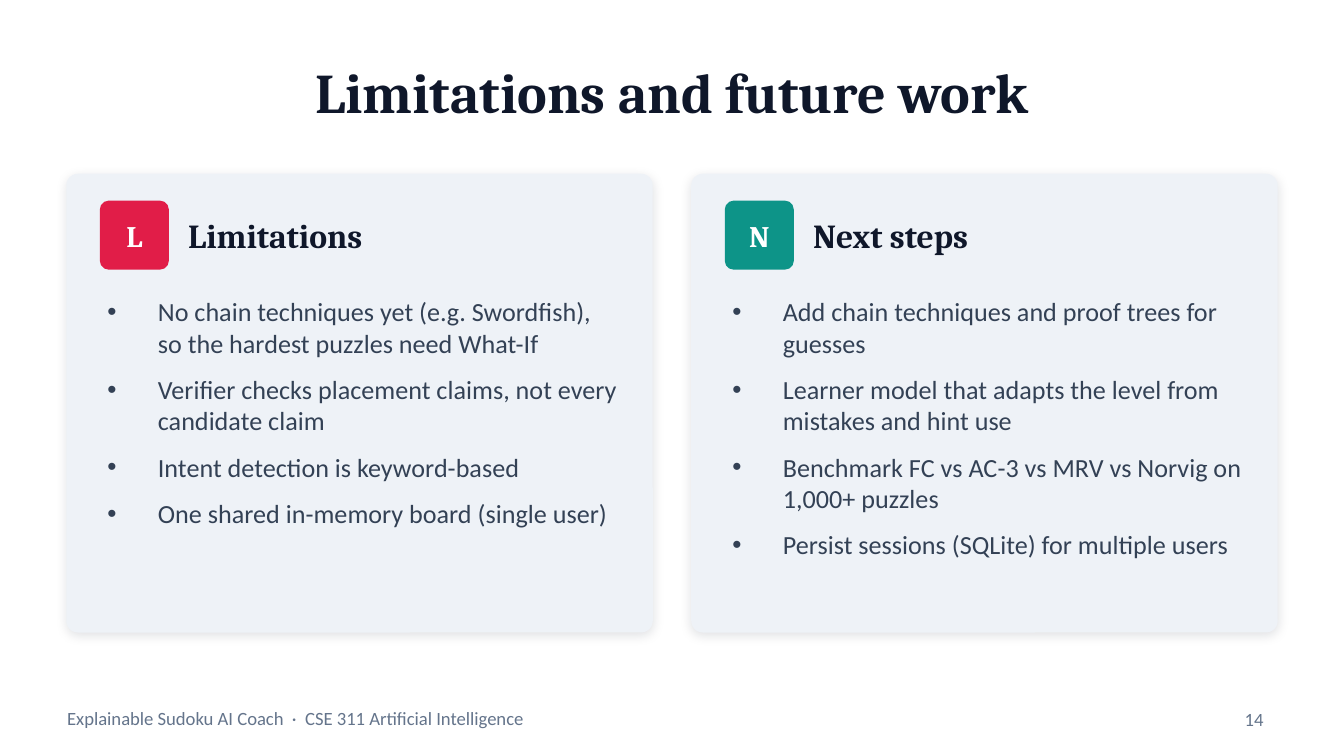
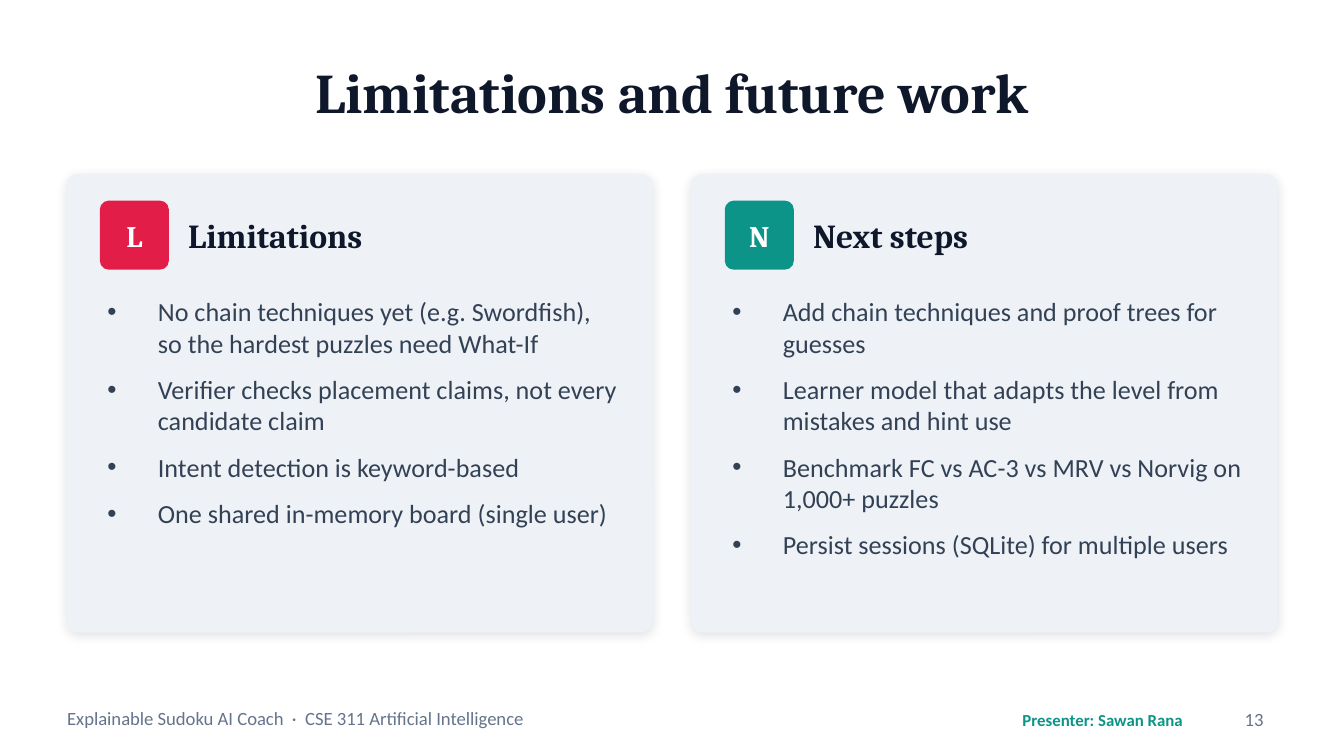
Before and after one commit to tejaes7/Sudoku-Sensei, a slide deck: slide 13 of Sudoku_AI_Coach_Presentation.pptx (slide 14 before the commit). Drawn at 1344x756 pixels with LibreOffice and Linux fonts; fonts in the diff are those of the drawing. Boxes give left, top, right and bottom in pixels: in the first picture for what was removed or moved away, otherwise in the second. Text is boxed around its words. In the diff, an @@ line names an element or a change of style, - is before the commit and + after.

```diff
--- a/Sudoku_AI_Coach_Presentation.pptx
+++ b/Sudoku_AI_Coach_Presentation.pptx
@@ text added at (1022,715,1183,726), 9 pt, text #0D9488, bold @@
+Presenter: Sawan Rana
@@ page number at (1245,714,1264,726): text changed @@
-14
+13
```
Also in this commit, not shown: 11 other slides changed, 3 slides added, 3 slides removed, 1 other file.
